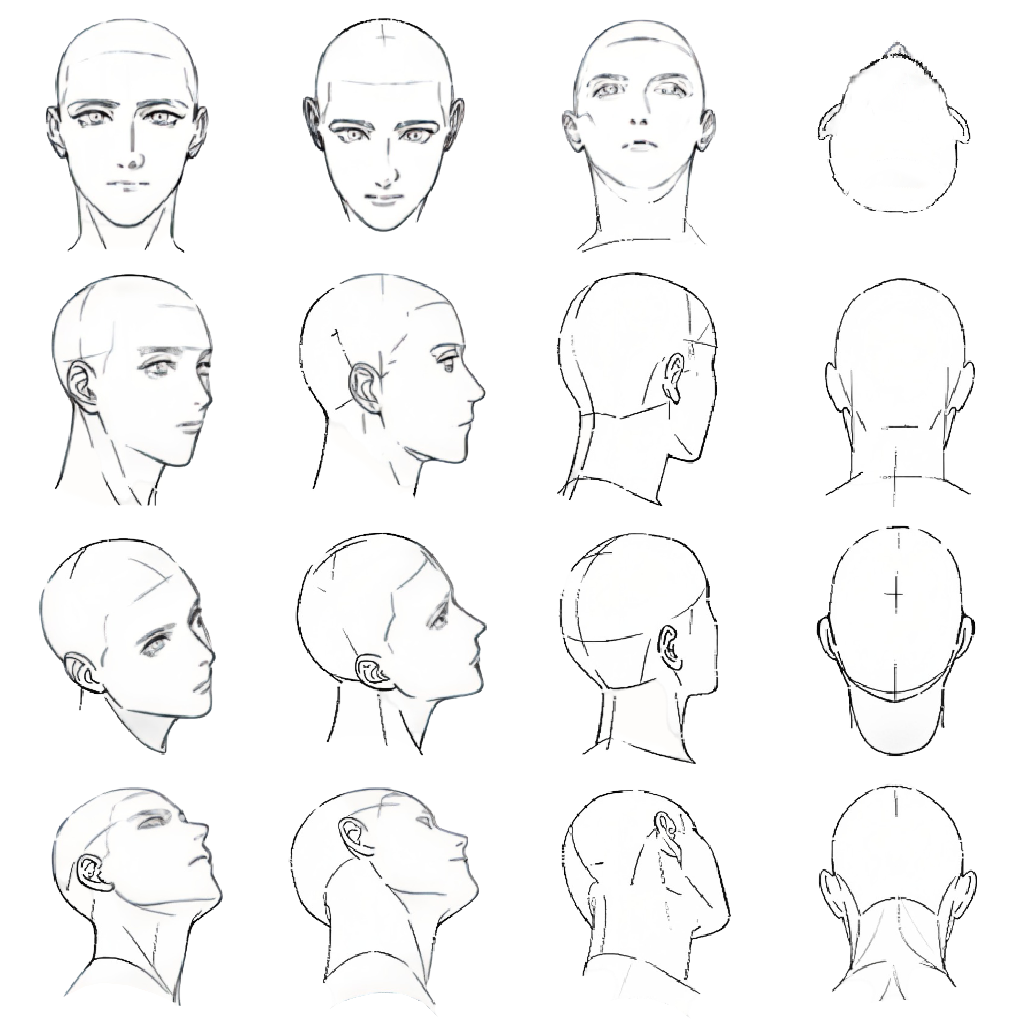
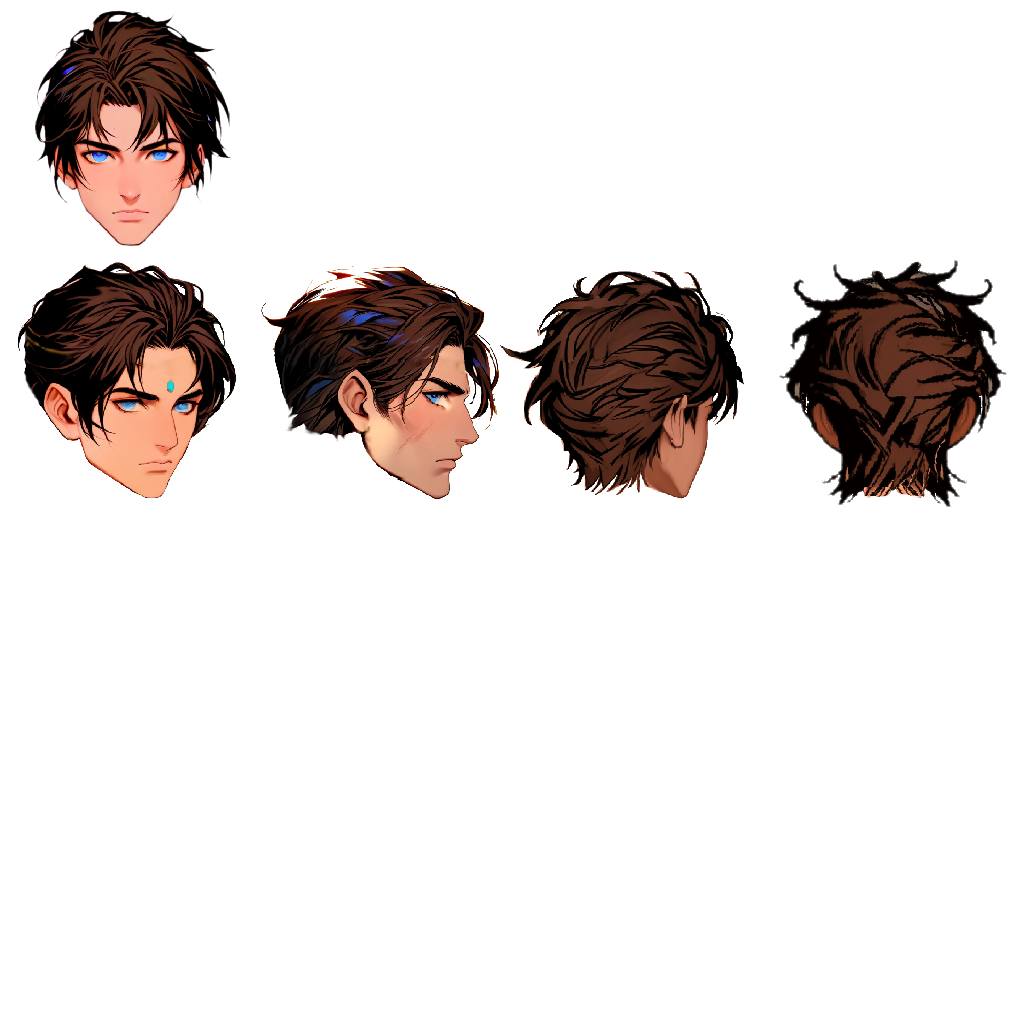
Layered file, before and after one edit (1024 × 1024). Changes by layer:
added layer "Capa 6" above "Capa 5" over <box>779,260,1007,507</box>
added layer "Capa 5" above "Capa 3" over <box>500,271,744,500</box>
added layer "Capa 3" above "Capa 2" over <box>261,266,499,499</box>
added layer "Capa 2" above "Capa 1" over <box>18,262,237,499</box>
added layer "Capa 1" above "Grupo 1" over <box>33,10,232,248</box>
hid group "Grupo 1" (16 layers) over <box>37,17,977,1018</box>